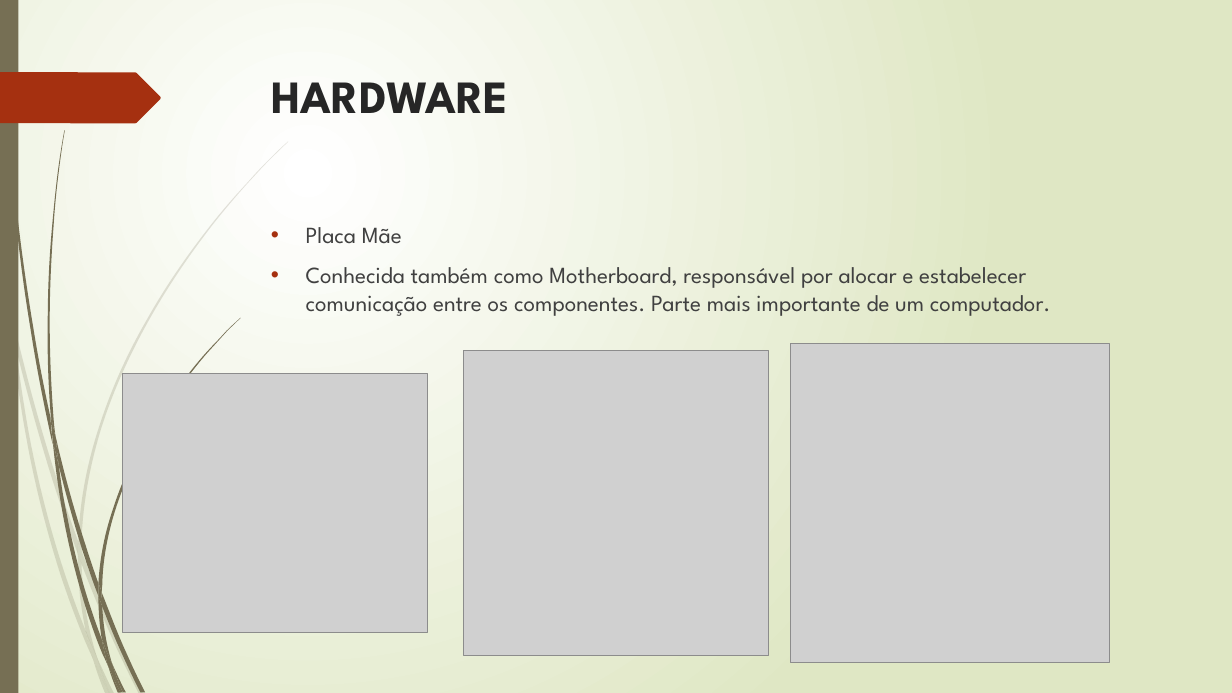
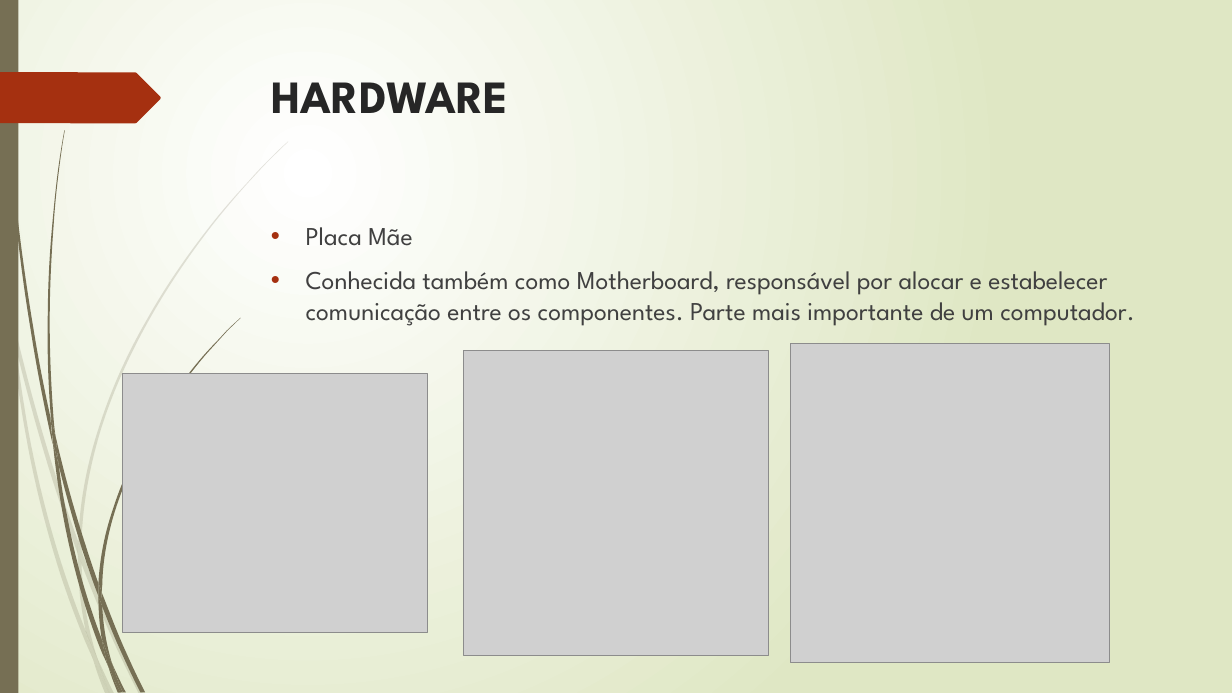
Before and after one commit to luisfernandospoljaric/Aulas-Luis, a slide deck: slide 13 of Hardware Luis/Aula 2/Hardware.pptx. Drawn at 1232x693 pixels with LibreOffice and Linux fonts; fonts in the diff are those of the drawing; grey boxes stand for pictures. Boxes give left, top, right and bottom in pixels: in the first picture for what was removed or moved away, otherwise in the second. Text is boxed around its words. In the diff, an @@ line names an element or a change of style, - is before the commit and + after.

```diff
--- a/Hardware Luis/Aula 2/Hardware.pptx
+++ b/Hardware Luis/Aula 2/Hardware.pptx
@@ text "Placa Mãe" at box(306, 227, 1134, 326): size 18 to 20 pt @@
```
Also in this commit, not shown: 3 other slides changed, 7 slides added, 2 other files.
